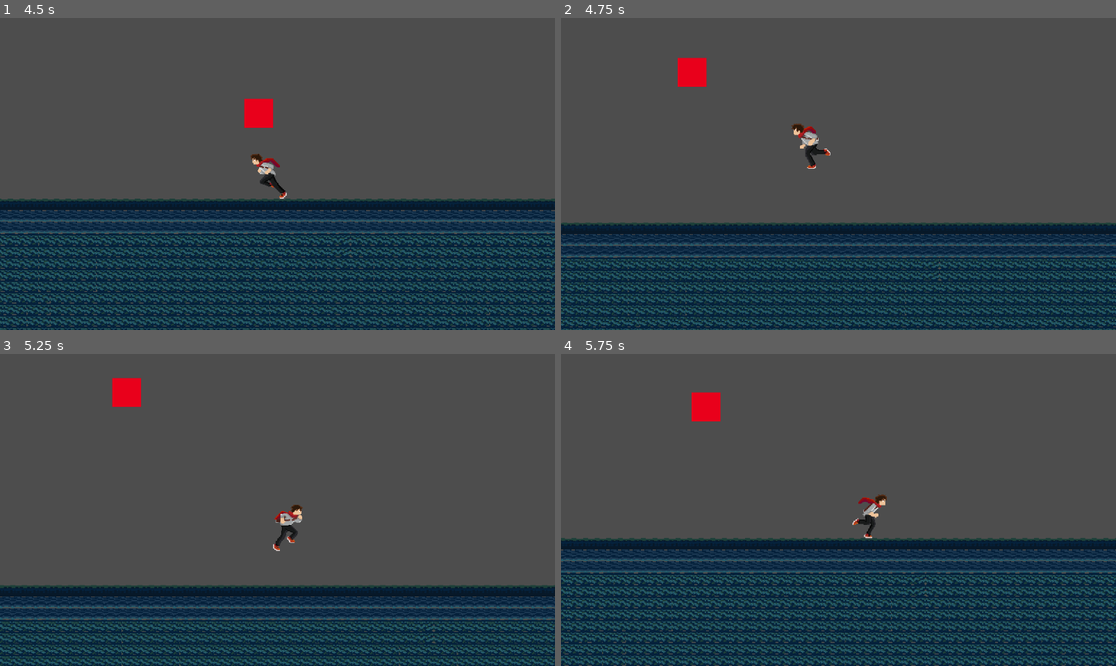
Above: before the commit, frames 1-4 (two rows, left to right).
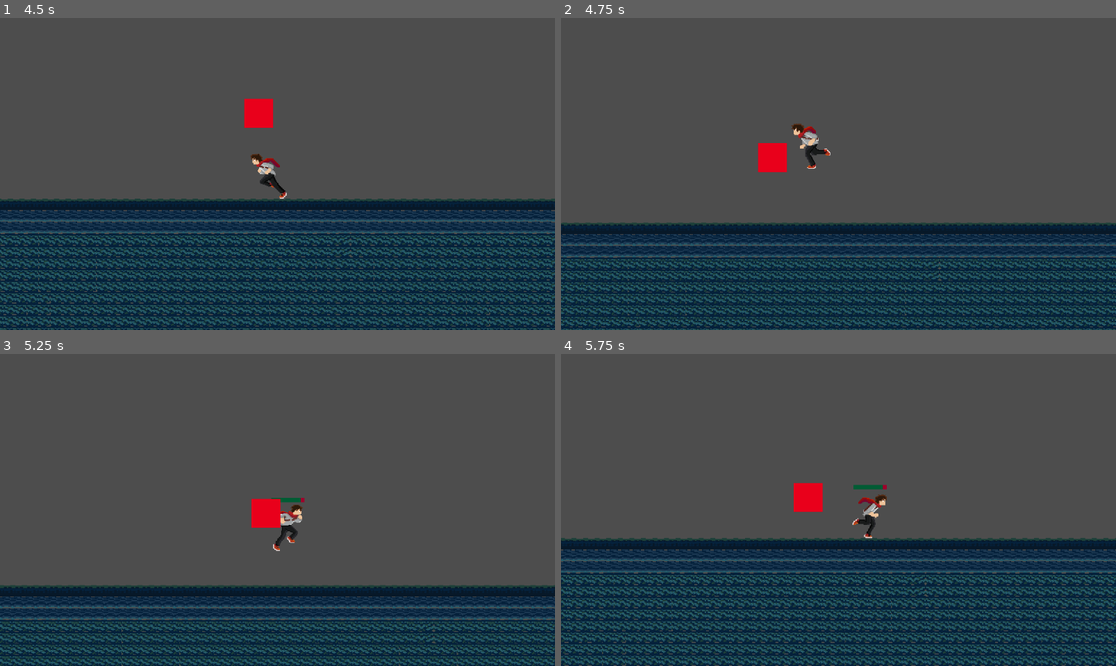
Above: after the commit, the same moments.

Repository: GuilhermeBisse/Tower-of-Death
Game: Godot game, scene res://Scenes/lobby.tscn
The game is run twice, just before and just after one commit, with the same random seed, the same clock (stepped at 60 frames per second) and the same inputs.
Inputs:
- Up to frame 1 (4.5 s): hold D (right) 0.53-2.03 s; tap Space (jump) at 0.77, 1.52, 3.02, 3.77 s; hold A (left) 2.03-2.78 s; hold D (right) 2.78-4.28 s; hold A (left) from 4.28 s (still down)
- Up to frame 2 (4.75 s): keep holding A (left); tap Space (jump) at 4.52 s
- Up to frame 3 (5.25 s): release A (left) at 5.03 s; hold D (right) from 5.03 s (still down)
- Up to frame 4 (5.75 s): keep holding D (right)

Frame 1 is identical in both runs. In frame 2, 1.0% of the frame differs, in the area x 21-41%, y 12-50%; in frame 3, 1.1%; in frame 4, 1.1%, in the area x 23-59%, y 12-51%.

Commit message:
Health Bar incrementation

Diff:
--- a/Prefabs/enemy_1.tscn
+++ b/Prefabs/enemy_1.tscn
@@ -1,9 +1,6 @@
 [gd_scene load_steps=5 format=3 uid="uid://c2hcqohgaw0t5"]
 
 [ext_resource type="Script" path="res://Scripts/enemy_1.gd" id="1_riyx6"]
-
-[sub_resource type="RectangleShape2D" id="RectangleShape2D_slq3n"]
-size = Vector2(40, 40)
 
 [sub_resource type="CircleShape2D" id="CircleShape2D_qncv4"]
 radius = 198.01
@@ -11,18 +8,11 @@
 [sub_resource type="CircleShape2D" id="CircleShape2D_gs42d"]
 radius = 158.0
 
+[sub_resource type="RectangleShape2D" id="RectangleShape2D_slq3n"]
+size = Vector2(40, 40)
+
 [node name="Enemy1" type="CharacterBody2D"]
 script = ExtResource("1_riyx6")
-
-[node name="ColorRect" type="ColorRect" parent="."]
-offset_left = -20.0
-offset_top = -20.0
-offset_right = 20.0
-offset_bottom = 20.0
-color = Color(0.913725, 0, 0.105882, 1)
-
-[node name="HurtBox" type="CollisionShape2D" parent="."]
-shape = SubResource("RectangleShape2D_slq3n")
 
 [node name="SightArea" type="Area2D" parent="."]
 
@@ -37,6 +27,19 @@
 shape = SubResource("CircleShape2D_gs42d")
 debug_color = Color(0.989781, 0, 0.286363, 0.42)
 
+[node name="CollisionArea" type="Area2D" parent="."]
+
+[node name="ColorRect" type="ColorRect" parent="CollisionArea"]
+offset_left = -20.0
+offset_top = -20.0
+offset_right = 20.0
+offset_bottom = 20.0
+color = Color(0.913725, 0, 0.105882, 1)
+
+[node name="HurtBox" type="CollisionShape2D" parent="CollisionArea"]
+shape = SubResource("RectangleShape2D_slq3n")
+
 [connection signal="body_entered" from="SightArea" to="." method="_on_sight_area_body_entered"]
 [connection signal="body_entered" from="DashArea" to="." method="_on_dash_area_body_entered"]
 [connection signal="body_exited" from="DashArea" to="." method="_on_dash_area_body_exited"]
+[connection signal="body_entered" from="CollisionArea" to="." method="_on_collision_area_body_entered"]
--- a/Prefabs/player.tscn
+++ b/Prefabs/player.tscn
@@ -189,6 +189,12 @@
 [sub_resource type="RectangleShape2D" id="RectangleShape2D_hnlc7"]
 size = Vector2(48, 36)
 
+[sub_resource type="StyleBoxFlat" id="StyleBoxFlat_ksw4m"]
+bg_color = Color(0.624696, 0, 0.167078, 1)
+
+[sub_resource type="StyleBoxFlat" id="StyleBoxFlat_x8iou"]
+bg_color = Color(0, 0.361545, 0.202743, 1)
+
 [node name="player" type="CharacterBody2D"]
 collision_mask = 3
 script = ExtResource("1_glbys")
@@ -211,4 +217,14 @@
 shape = SubResource("RectangleShape2D_hnlc7")
 debug_color = Color(0.945721, 0.213935, 0.248147, 0.42)
 
+[node name="ProgressBar" type="ProgressBar" parent="."]
+offset_left = -23.0
+offset_top = -41.0
+offset_right = 23.0
+offset_bottom = -35.0
+theme_override_styles/background = SubResource("StyleBoxFlat_ksw4m")
+theme_override_styles/fill = SubResource("StyleBoxFlat_x8iou")
+value = 70.0
+show_percentage = false
+
 [connection signal="body_entered" from="Area2D" to="." method="_on_area_2d_body_entered"]
--- a/Scenes/lobby.tscn
+++ b/Scenes/lobby.tscn
@@ -7,136 +7,52 @@
 [sub_resource type="TileSetAtlasSource" id="TileSetAtlasSource_084tw"]
 texture = ExtResource("2_5xgrh")
 0:0/0 = 0
-0:0/0/physics_layer_0/linear_velocity = Vector2(0, 0)
-0:0/0/physics_layer_0/angular_velocity = 0.0
 1:0/0 = 0
-1:0/0/physics_layer_0/linear_velocity = Vector2(0, 0)
-1:0/0/physics_layer_0/angular_velocity = 0.0
 2:0/0 = 0
-2:0/0/physics_layer_0/linear_velocity = Vector2(0, 0)
-2:0/0/physics_layer_0/angular_velocity = 0.0
 3:0/0 = 0
-3:0/0/physics_layer_0/linear_velocity = Vector2(0, 0)
-3:0/0/physics_layer_0/angular_velocity = 0.0
 4:0/0 = 0
-4:0/0/physics_layer_0/linear_velocity = Vector2(0, 0)
-4:0/0/physics_layer_0/angular_velocity = 0.0
 4:0/0/physics_layer_0/polygon_0/points = PackedVector2Array(-8, -8, 8, -8, 8, 8, -8, 8)
 5:0/0 = 0
-5:0/0/physics_layer_0/linear_velocity = Vector2(0, 0)
-5:0/0/physics_layer_0/angular_velocity = 0.0
 0:1/0 = 0
-0:1/0/physics_layer_0/linear_velocity = Vector2(0, 0)
-0:1/0/physics_layer_0/angular_velocity = 0.0
 0:1/0/physics_layer_0/polygon_0/points = PackedVector2Array(-8, -8, 8, -8, 8, 8, -8, 8)
 1:1/0 = 0
-1:1/0/physics_layer_0/linear_velocity = Vector2(0, 0)
-1:1/0/physics_layer_0/angular_velocity = 0.0
 1:1/0/physics_layer_0/polygon_0/points = PackedVector2Array(-8, -8, 8, -8, 8, 8, -8, 8)
 2:1/0 = 0
-2:1/0/physics_layer_0/linear_velocity = Vector2(0, 0)
-2:1/0/physics_layer_0/angular_velocity = 0.0
 2:1/0/physics_layer_0/polygon_0/points = PackedVector2Array(-8, -8, 8, -8, 8, 8, -8, 8)
 3:1/0 = 0
-3:1/0/physics_layer_0/linear_velocity = Vector2(0, 0)
-3:1/0/physics_layer_0/angular_velocity = 0.0
 3:1/0/physics_layer_0/polygon_0/points = PackedVector2Array(-8, -8, 8, -8, 8, 8, -8, 8)
 4:1/0 = 0
-4:1/0/physics_layer_0/linear_velocity = Vector2(0, 0)
-4:1/0/physics_layer_0/angular_velocity = 0.0
 5:1/0 = 0
-5:1/0/physics_layer_0/linear_velocity = Vector2(0, 0)
-5:1/0/physics_layer_0/angular_velocity = 0.0
 0:2/0 = 0
-0:2/0/physics_layer_0/linear_velocity = Vector2(0, 0)
-0:2/0/physics_layer_0/angular_velocity = 0.0
 1:2/0 = 0
-1:2/0/physics_layer_0/linear_velocity = Vector2(0, 0)
-1:2/0/physics_layer_0/angular_velocity = 0.0
 2:2/0 = 0
-2:2/0/physics_layer_0/linear_velocity = Vector2(0, 0)
-2:2/0/physics_layer_0/angular_velocity = 0.0
 3:2/0 = 0
-3:2/0/physics_layer_0/linear_velocity = Vector2(0, 0)
-3:2/0/physics_layer_0/angular_velocity = 0.0
 5:2/0 = 0
-5:2/0/physics_layer_0/linear_velocity = Vector2(0, 0)
-5:2/0/physics_layer_0/angular_velocity = 0.0
 1:3/0 = 0
-1:3/0/physics_layer_0/linear_velocity = Vector2(0, 0)
-1:3/0/physics_layer_0/angular_velocity = 0.0
 2:3/0 = 0
-2:3/0/physics_layer_0/linear_velocity = Vector2(0, 0)
-2:3/0/physics_layer_0/angular_velocity = 0.0
 3:3/0 = 0
-3:3/0/physics_layer_0/linear_velocity = Vector2(0, 0)
-3:3/0/physics_layer_0/angular_velocity = 0.0
 5:3/0 = 0
-5:3/0/physics_layer_0/linear_velocity = Vector2(0, 0)
-5:3/0/physics_layer_0/angular_velocity = 0.0
 1:4/0 = 0
-1:4/0/physics_layer_0/linear_velocity = Vector2(0, 0)
-1:4/0/physics_layer_0/angular_velocity = 0.0
 2:4/0 = 0
-2:4/0/physics_layer_0/linear_velocity = Vector2(0, 0)
-2:4/0/physics_layer_0/angular_velocity = 0.0
 3:4/0 = 0
-3:4/0/physics_layer_0/linear_velocity = Vector2(0, 0)
-3:4/0/physics_layer_0/angular_velocity = 0.0
 4:4/0 = 0
-4:4/0/physics_layer_0/linear_velocity = Vector2(0, 0)
-4:4/0/physics_layer_0/angular_velocity = 0.0
 5:4/0 = 0
-5:4/0/physics_layer_0/linear_velocity = Vector2(0, 0)
-5:4/0/physics_layer_0/angular_velocity = 0.0
 1:5/0 = 0
-1:5/0/physics_layer_0/linear_velocity = Vector2(0, 0)
-1:5/0/physics_layer_0/angular_velocity = 0.0
 2:5/0 = 0
-2:5/0/physics_layer_0/linear_velocity = Vector2(0, 0)
-2:5/0/physics_layer_0/angular_velocity = 0.0
 3:5/0 = 0
-3:5/0/physics_layer_0/linear_velocity = Vector2(0, 0)
-3:5/0/physics_layer_0/angular_velocity = 0.0
 4:5/0 = 0
-4:5/0/physics_layer_0/linear_velocity = Vector2(0, 0)
-4:5/0/physics_layer_0/angular_velocity = 0.0
 5:5/0 = 0
-5:5/0/physics_layer_0/linear_velocity = Vector2(0, 0)
-5:5/0/physics_layer_0/angular_velocity = 0.0
 1:6/0 = 0
-1:6/0/physics_layer_0/linear_velocity = Vector2(0, 0)
-1:6/0/physics_layer_0/angular_velocity = 0.0
 2:6/0 = 0
-2:6/0/physics_layer_0/linear_velocity = Vector2(0, 0)
-2:6/0/physics_layer_0/angular_velocity = 0.0
 3:6/0 = 0
-3:6/0/physics_layer_0/linear_velocity = Vector2(0, 0)
-3:6/0/physics_layer_0/angular_velocity = 0.0
 4:6/0 = 0
-4:6/0/physics_layer_0/linear_velocity = Vector2(0, 0)
-4:6/0/physics_layer_0/angular_velocity = 0.0
 5:6/0 = 0
-5:6/0/physics_layer_0/linear_velocity = Vector2(0, 0)
-5:6/0/physics_layer_0/angular_velocity = 0.0
 0:7/0 = 0
-0:7/0/physics_layer_0/linear_velocity = Vector2(0, 0)
-0:7/0/physics_layer_0/angular_velocity = 0.0
 1:7/0 = 0
-1:7/0/physics_layer_0/linear_velocity = Vector2(0, 0)
-1:7/0/physics_layer_0/angular_velocity = 0.0
 2:7/0 = 0
-2:7/0/physics_layer_0/linear_velocity = Vector2(0, 0)
-2:7/0/physics_layer_0/angular_velocity = 0.0
 3:7/0 = 0
-3:7/0/physics_layer_0/linear_velocity = Vector2(0, 0)
-3:7/0/physics_layer_0/angular_velocity = 0.0
 4:7/0 = 0
-4:7/0/physics_layer_0/linear_velocity = Vector2(0, 0)
-4:7/0/physics_layer_0/angular_velocity = 0.0
 5:7/0 = 0
-5:7/0/physics_layer_0/linear_velocity = Vector2(0, 0)
-5:7/0/physics_layer_0/angular_velocity = 0.0
 
 [sub_resource type="TileSet" id="TileSet_d5g0m"]
 physics_layer_0/collision_layer = 2
--- a/Scripts/enemy_1.gd
+++ b/Scripts/enemy_1.gd
@@ -54,3 +54,13 @@
 	await get_tree().create_timer(0.5).timeout
 	chasing = true
 	is_dashing = false
+
+
+func _on_collision_area_body_entered(body):
+	if body==player:
+		if(body.life > 10):
+			body.life -= 10
+			body.LifeBar.visible = true
+		else:
+			body.queue_free();
+			print("Você morreu seu animal!")
--- a/Scripts/player.gd
+++ b/Scripts/player.gd
@@ -2,17 +2,21 @@
 
 @onready var animation = $animation
 @onready var sword_area = $Area2D
+@onready var LifeBar = $ProgressBar
 
 const SPEED = 250.0
 const JUMP_VELOCITY = -450.0
 
 # Get the gravity from the project settings to be synced with RigidBody nodes.
 var gravity = ProjectSettings.get_setting("physics/2d/default_gravity")
+var life = 100
 
 func _ready():
 	Global.global_player = self
+	LifeBar.visible = false
 
 func _physics_process(delta):
+	LifeBar.value = life
 	# Add the gravity.
 	if not is_on_floor():
 		velocity.y += gravity * delta
--- a/project.godot
+++ b/project.godot
@@ -12,7 +12,7 @@
 
 config/name="Tower of Death"
 run/main_scene="res://Scenes/lobby.tscn"
-config/features=PackedStringArray("4.2", "Forward Plus")
+config/features=PackedStringArray("4.3", "Forward Plus")
 config/icon="res://icon.svg"
 
 [autoload]
@@ -23,19 +23,19 @@
 
 left={
 "deadzone": 0.5,
-"events": [Object(InputEventKey,"resource_local_to_scene":fa …(171 unchanged characters)… keycode":65,"key_label":0,"unicode":97,"echo":false,"script":null)
-, Object(InputEventKey,"resource_local_to_scene":false,"reso …(166 unchanged characters)… ode":4194319,"key_label":0,"unicode":0,"echo":false,"script":null)
+"events": [Object(InputEventKey,"resource_local_to_scene":fa …(171 unchanged characters)… keycode":65,"key_label":0,"unicode":97,"location":0,"echo":false,"script":null)
+, Object(InputEventKey,"resource_local_to_scene":false,"reso …(166 unchanged characters)… ode":4194319,"key_label":0,"unicode":0,"location":0,"echo":false,"script":null)
 ]
 }
 right={
 "deadzone": 0.5,
-"events": [Object(InputEventKey,"resource_local_to_scene":fa …(172 unchanged characters)… eycode":68,"key_label":0,"unicode":100,"echo":false,"script":null)
-, Object(InputEventKey,"resource_local_to_scene":false,"reso …(166 unchanged characters)… ode":4194321,"key_label":0,"unicode":0,"echo":false,"script":null)
+"events": [Object(InputEventKey,"resource_local_to_scene":fa …(172 unchanged characters)… eycode":68,"key_label":0,"unicode":100,"location":0,"echo":false,"script":null)
+, Object(InputEventKey,"resource_local_to_scene":false,"reso …(166 unchanged characters)… ode":4194321,"key_label":0,"unicode":0,"location":0,"echo":false,"script":null)
 ]
 }
 jump={
 "deadzone": 0.5,
-"events": [Object(InputEventKey,"resource_local_to_scene":fa …(171 unchanged characters)… keycode":32,"key_label":0,"unicode":32,"echo":false,"script":null)
+"events": [Object(InputEventKey,"resource_local_to_scene":fa …(171 unchanged characters)… keycode":32,"key_label":0,"unicode":32,"location":0,"echo":false,"script":null)
 ]
 }
 
Not shown: 1 places in Prefabs/player.tscn that only renumber resources
